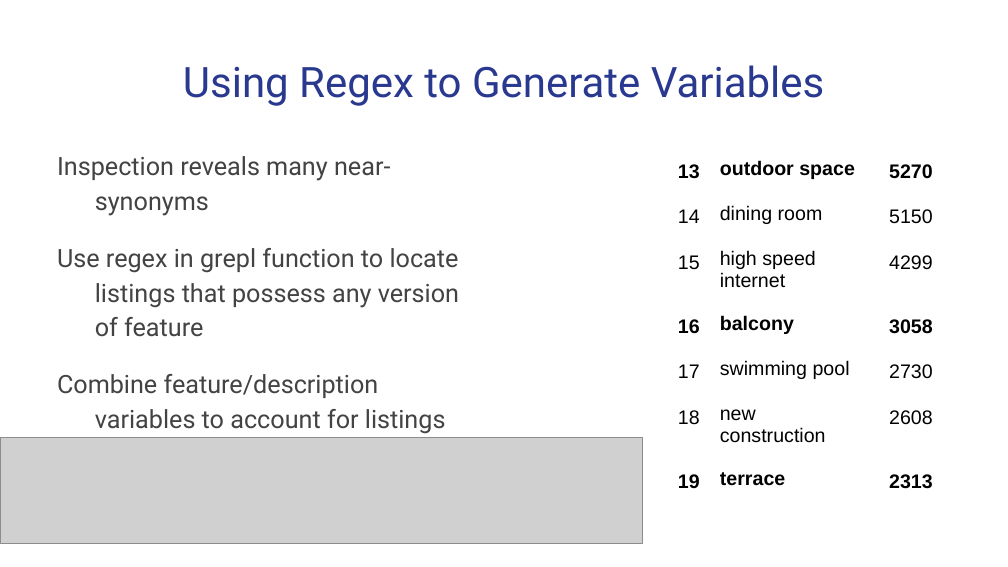
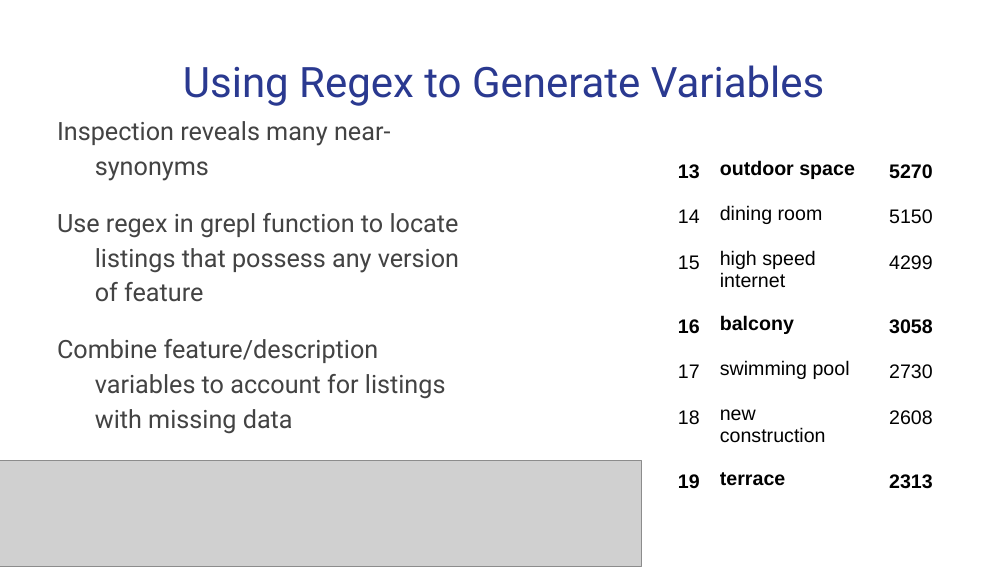
Before and after one commit to nycdatasci/bootcamp008_project, a slide deck: slide 5 of Project3-MachineLearning/xKCD/Kaggle Project Presentation.pptx. Drawn at 1008x567 pixels with LibreOffice and Linux fonts; fonts in the diff are those of the drawing; grey boxes stand for pictures. Boxes give left, top, right and bottom in pixels: in the first picture for what was removed or moved away, otherwise in the second. Text is boxed around its words. In the diff, an @@ line names an element or a change of style, - is before the commit and + after.

```diff
--- a/Project3-MachineLearning/xKCD/Kaggle Project Presentation.pptx
+++ b/Project3-MachineLearning/xKCD/Kaggle Project Presentation.pptx
@@ text "Inspection reveals many near-synonyms": place and size @@
-text "Inspection reveals many near-synonyms" at [57, 156, 459, 470]
+text "Inspection reveals many near-synonyms" at [57, 121, 459, 434]
@@ table: place and size @@
-table at [643, 147, 944, 493]
+table at [643, 147, 944, 517]
@@ picture: place and size @@
-picture at [1, 437, 642, 543]
+picture at [0, 461, 641, 566]
```
Also in this commit, not shown: 5 other slides changed.
